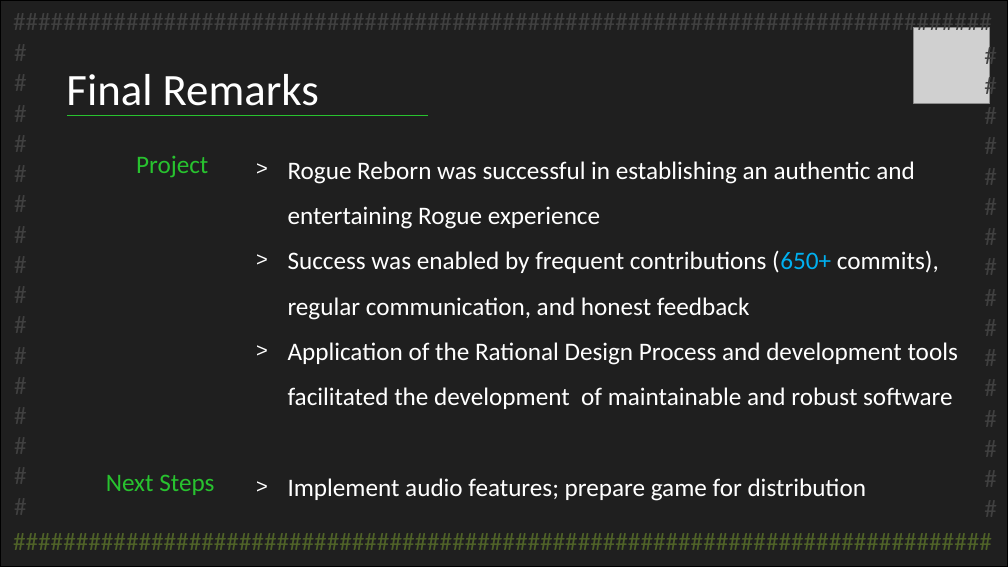
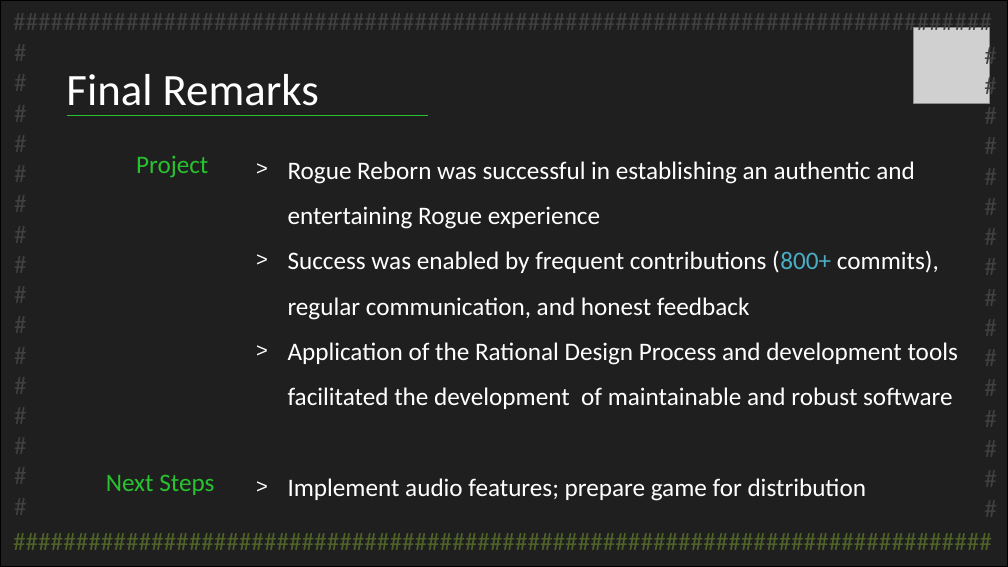
Before and after one commit to prinsij/RogueReborn, a slide deck: slide 9 of Doc/FinalPresentation/RR.pptx. Drawn at 1008x567 pixels with LibreOffice and Linux fonts; fonts in the diff are those of the drawing; grey boxes stand for pictures. Boxes give left, top, right and bottom in pixels: in the first picture for what was removed or moved away, otherwise in the second. Text is boxed around its words. In the diff, an @@ line names an element or a change of style, - is before the commit and + after.

```diff
--- a/Doc/FinalPresentation/RR.pptx
+++ b/Doc/FinalPresentation/RR.pptx
@@ text at [288,251,939,320]: text changed @@
-> Success was enabled by frequent contributions (650+ commits), regular communication, and honest feedback
+> Success was enabled by frequent contributions (800+ commits), regular communication, and honest feedback
```
Also in this commit, not shown: 1 other slide changed.
